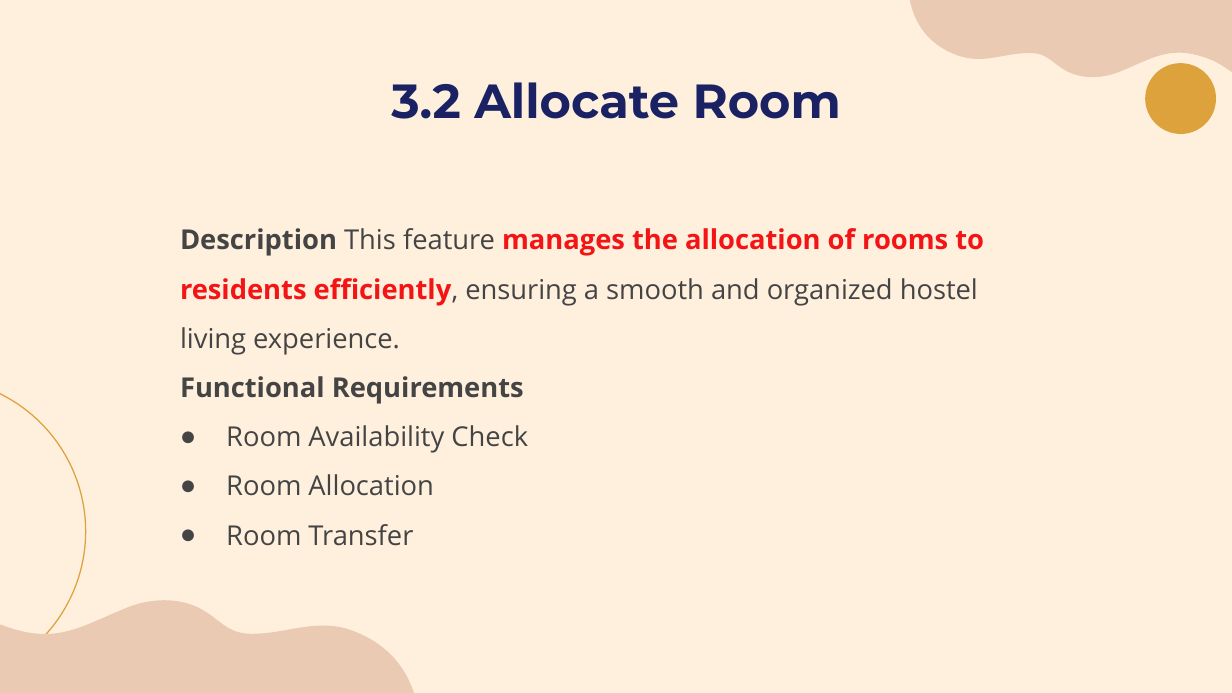
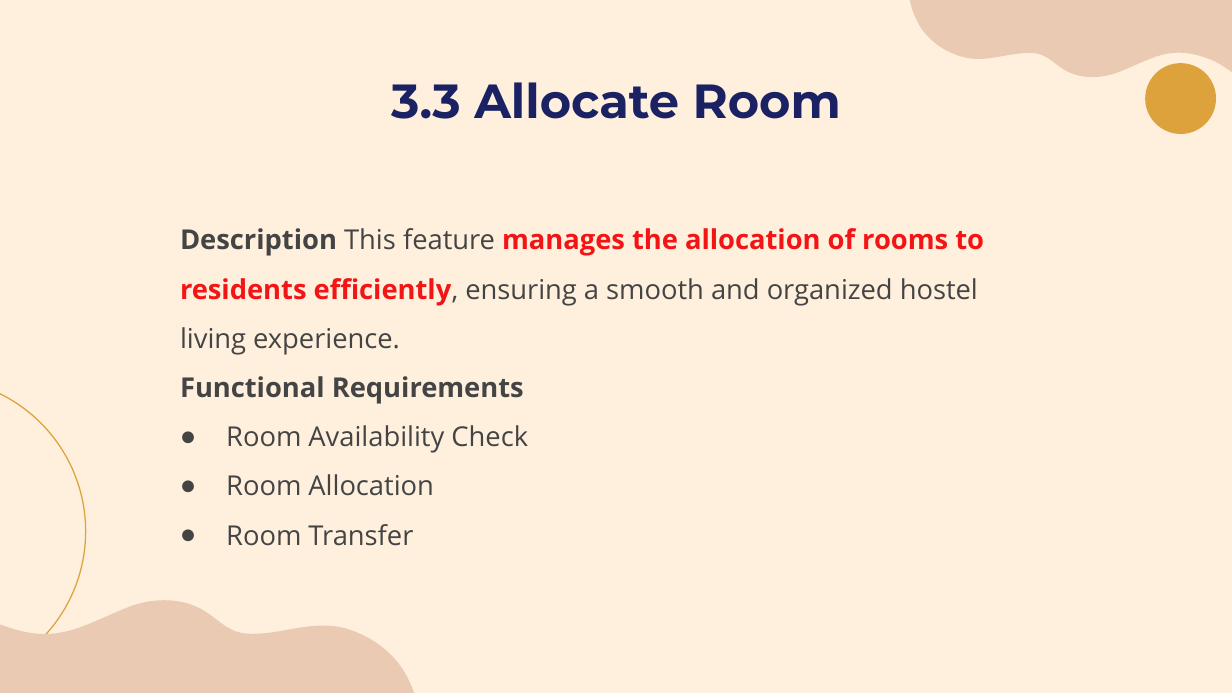
Before and after one commit to laibabintatahir/SRS-HMS, a slide deck: slide 16 of SRS.pptx (slide 14 before the commit). Drawn at 1232x693 pixels with LibreOffice and Linux fonts; fonts in the diff are those of the drawing. Boxes give left, top, right and bottom in pixels: in the first picture for what was removed or moved away, otherwise in the second. Text is boxed around its words. In the diff, an @@ line names an element or a change of style, - is before the commit and + after.

```diff
--- a/SRS.pptx
+++ b/SRS.pptx
@@ title at box(391, 82, 841, 119): text changed @@
-3.2 Allocate Room
+3.3 Allocate Room
```
Also in this commit, not shown: 10 other slides changed, 2 slides added, 2 slides removed, 4 other files.
